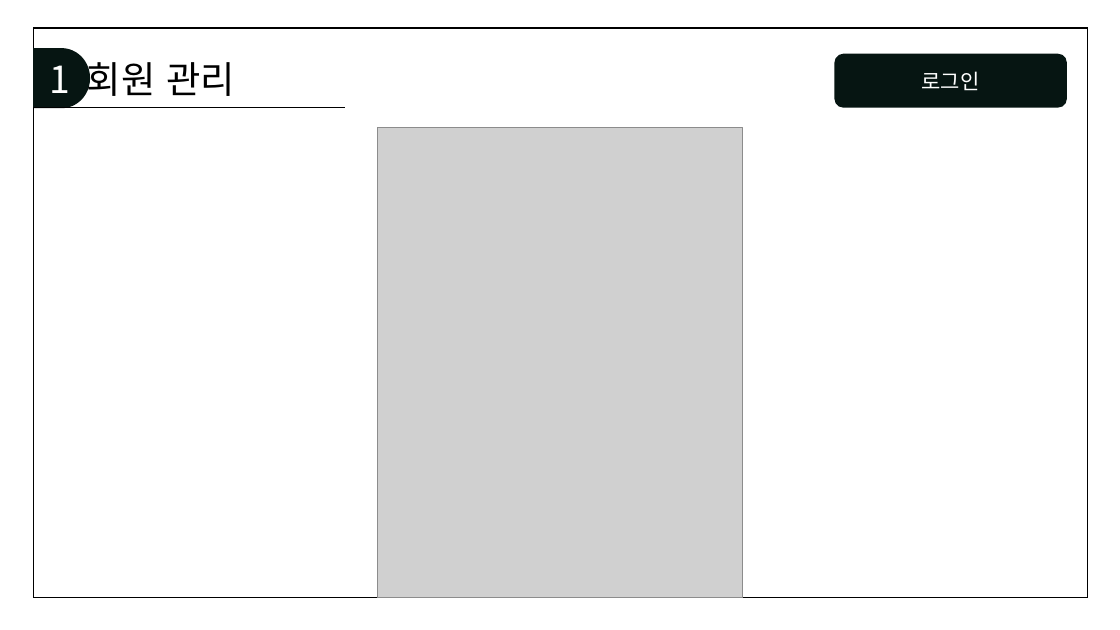
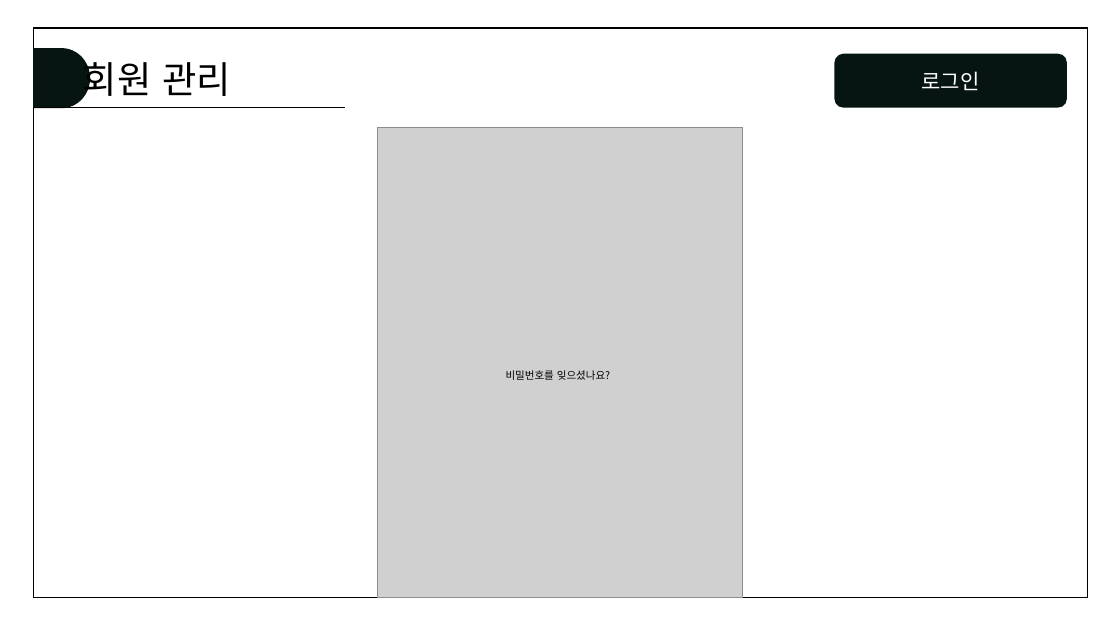
Before and after one commit to juhyeonjong2/DongStagram, a slide deck: slide 2 of Documents/5. 설계/2. 스토리보드/화면설계서.pptx (slide 3 before the commit). Drawn at 1120x630 pixels with LibreOffice and Linux fonts; fonts in the diff are those of the drawing; grey boxes stand for pictures. Boxes give left, top, right and bottom in pixels: in the first picture for what was removed or moved away, otherwise in the second. Text is boxed around its words. In the diff, an @@ line names an element or a change of style, - is before the commit and + after.

```diff
--- a/Documents/5. 설계/2. 스토리보드/화면설계서.pptx
+++ b/Documents/5. 설계/2. 스토리보드/화면설계서.pptx
@@ text at (x1=83, y1=58, x2=231, y2=98): text changed @@
-1 회원 관리
+회원 관리
@@ text added at (x1=506, y1=370, x2=610, y2=380), 9 pt, text #000000 @@
+비밀번호를 잊으셨나요?
```
Also in this commit, not shown: 1 other slide changed, 7 slides added, 1 slide removed.
